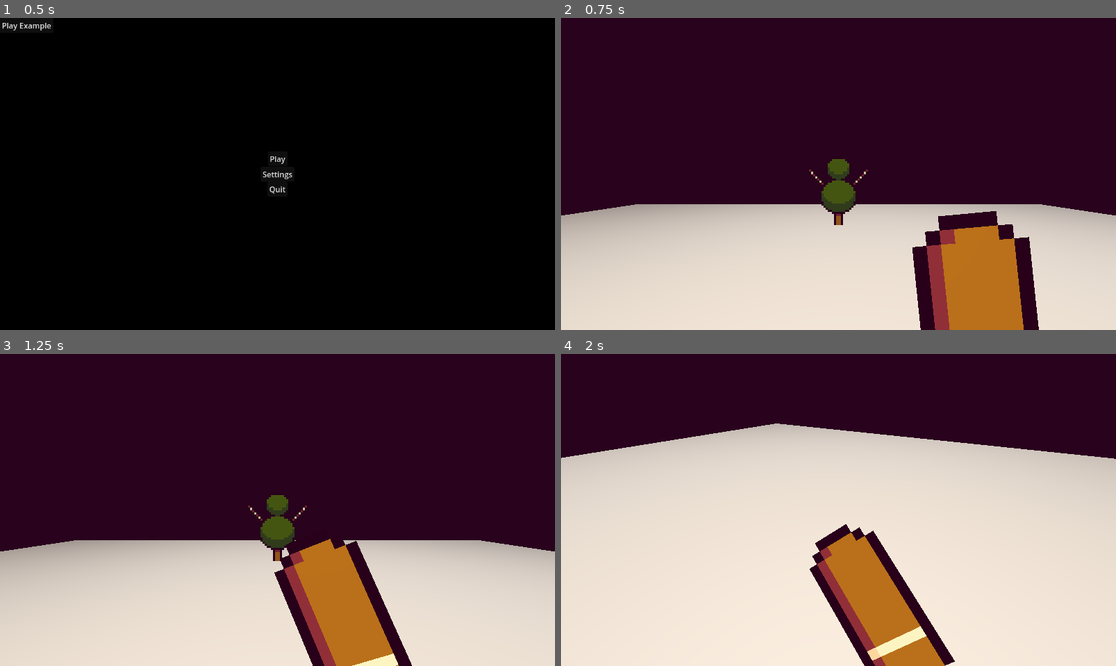
Above: before the commit, frames 1-4 (two rows, left to right).
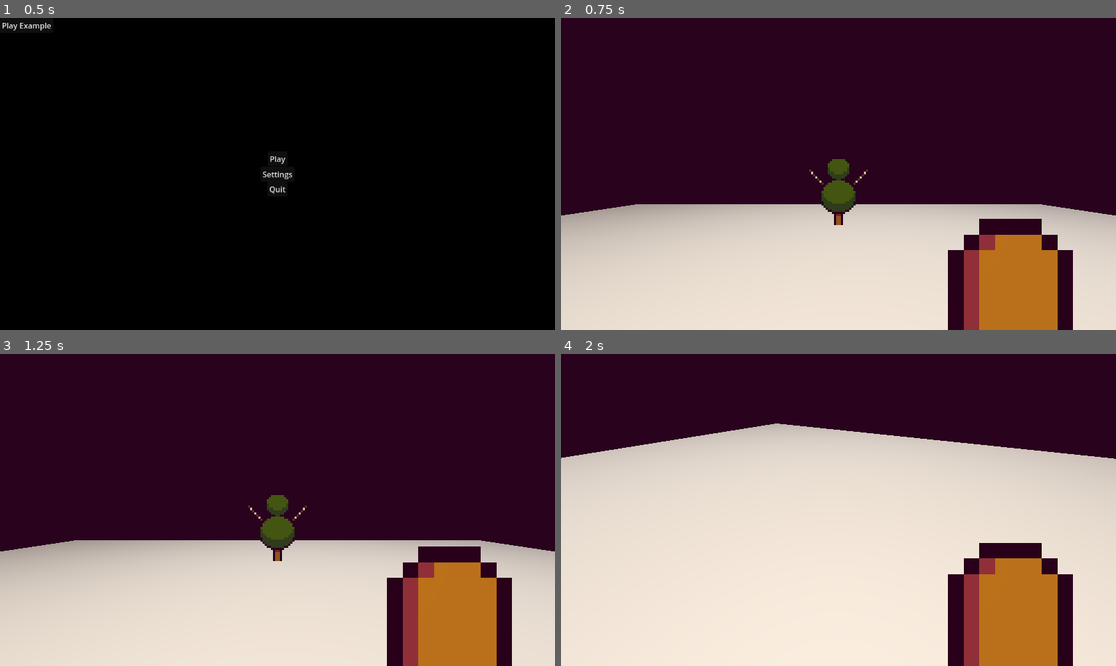
Above: after the commit, the same moments.

Repository: Ieida/Jame-Gam-Christmas
Game: Godot game, scene res://main_menu/main_menu.tscn
Same seed, same stepped clock (60 frames per second), same inputs: the game is played once before the commit and once after it. The engine's default icon, where the game draws it, is replaced by a stand-in: a white triangle on a blue panel in a dark square.
Inputs (mouse positions are in pixels of both pictures, inside the frame that each line leads up to):
- Up to frame 1 (0.5 s): no input
- Up to frame 2 (0.75 s): click "Play Example" at 0.5 s
- Up to frame 3 (1.25 s): no input
- Up to frame 4 (2 s): move the mouse to (866, 510) at 1.27 s; hold W (move_forward) from 1.28 s (still down); click (866, 510) at 1.35 s

Frame 1 is identical in both runs. In frame 2, 7.4% of the frame differs, in the area x 63-93%, y 61-100%; in frame 3, 14%; in frame 4, 15%, in the area x 44-93%, y 54-100%.

Commit message:
Update example_weapon.tscn

Diff:
--- a/example_weapon/example_weapon.tscn
+++ b/example_weapon/example_weapon.tscn
@@ -96,7 +96,7 @@
 [sub_resource type="Animation" id="Animation_3uayf"]
 resource_name = "swing"
 length = 0.2
-loop_mode = 1
+loop_mode = 2
 tracks/0/type = "value"
 tracks/0/imported = false
 tracks/0/enabled = true
@@ -174,7 +174,7 @@
 libraries = {
 "": SubResource("AnimationLibrary_euolw")
 }
-autoplay = "swing"
+autoplay = "idle"
 
 [node name="Area3D" type="Area3D" parent="."]
 collision_layer = 0
